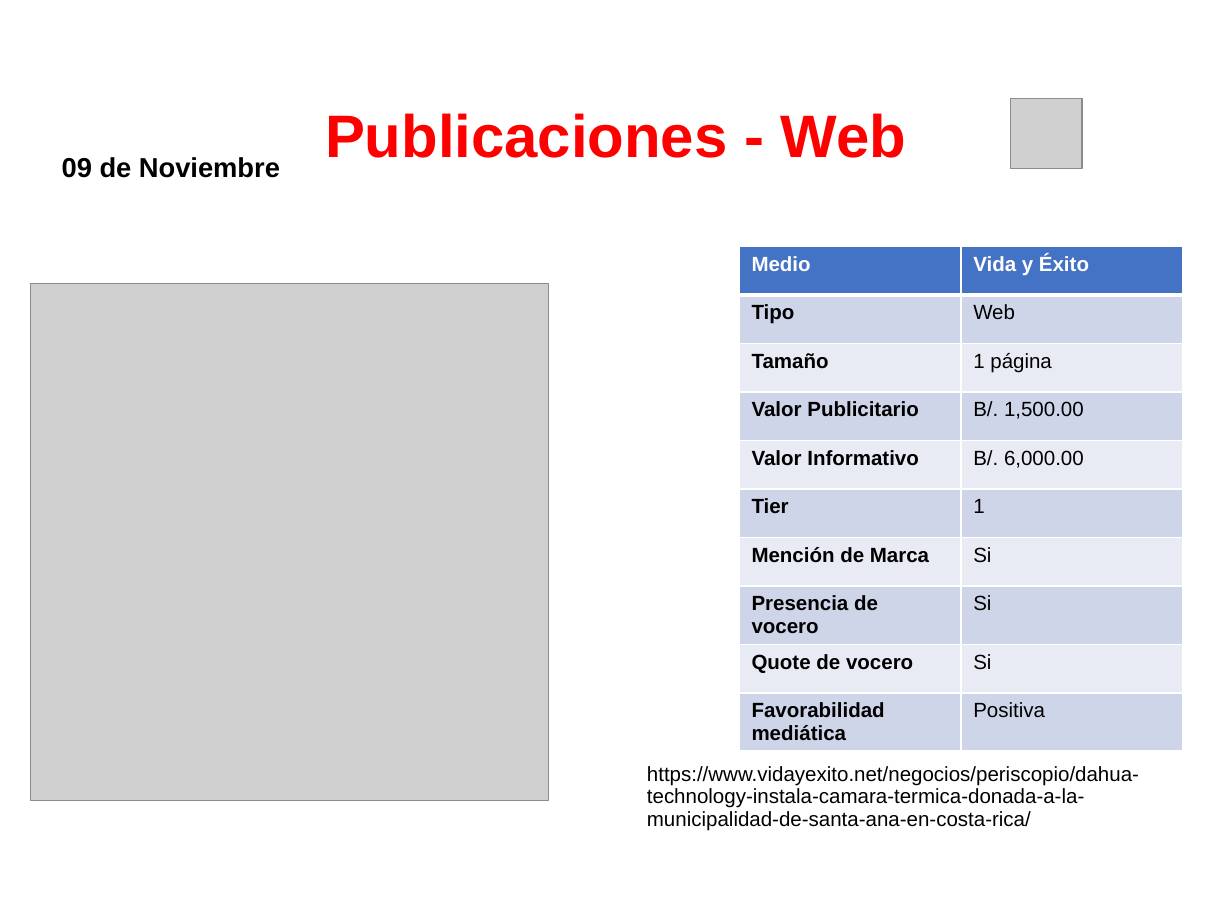
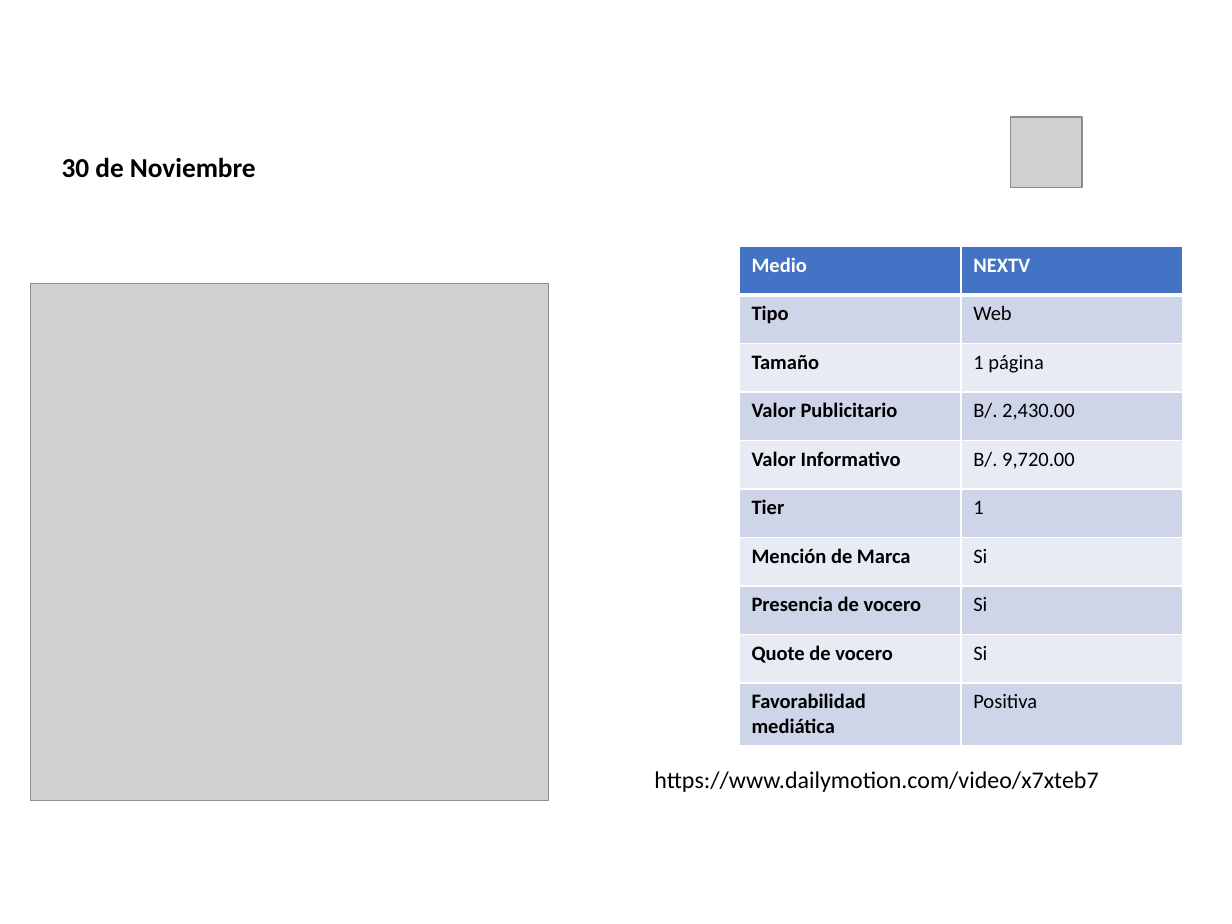
Before and after one commit to dgarci23/Report-Generator, a slide deck: slide 18 of Presentacion Terminada.pptx (slide 1 before the commit). Drawn at 1232x924 pixels with LibreOffice and Linux fonts; fonts in the diff are those of the drawing; grey boxes stand for pictures; background and template pictures are left out. Boxes give left, top, right and bottom in pixels: in the first picture for what was removed or moved away, otherwise in the second. Text is boxed around its words. In the diff, an @@ line names an element or a change of style, - is before the commit and + after.

```diff
--- a/Presentacion Terminada.pptx
+++ b/Presentacion Terminada.pptx
@@ title "Publicaciones - Web" moved from (x1=325, y1=113, x2=906, y2=158) to (x1=176, y1=2, x2=982, y2=101) @@
@@ title "Publicaciones - Web" at (x1=176, y1=2, x2=982, y2=101): font Arial to Calibri, text colour #FF0000 to #FFFFFF @@
@@ picture moved from (x1=1010, y1=99, x2=1082, y2=169) to (x1=1010, y1=117, x2=1082, y2=187) @@
@@ text at (x1=62, y1=157, x2=256, y2=178): text changed; font Arial to Calibri @@
-09 de Noviembre
+30 de Noviembre
@@ table at (x1=739, y1=246, x2=1183, y2=737) @@
-row 1, column 2: Vida y Éxito
+row 1, column 2: NEXTV
-row 4, column 2: B/. 1,500.00
+row 4, column 2: B/. 2,430.00
-row 5, column 2: B/. 6,000.00
+row 5, column 2: B/. 9,720.00
@@ font Arial to Calibri in "Medio", "Tipo", "Web", "Tamaño" and 13 more places @@
@@ text at (x1=654, y1=771, x2=1098, y2=792): text changed; size 12 to 14 pt; font Arial to Calibri @@
-https://www.vidayexito.net/negocios/periscopio/dahua-technology-instala-camara-termica-donada-a-la-municipalidad-de-santa-ana-en-costa-rica/
+https://www.dailymotion.com/video/x7xteb7
```
Also in this commit, not shown: 7 other slides changed, 15 slides added, 3 other files.
